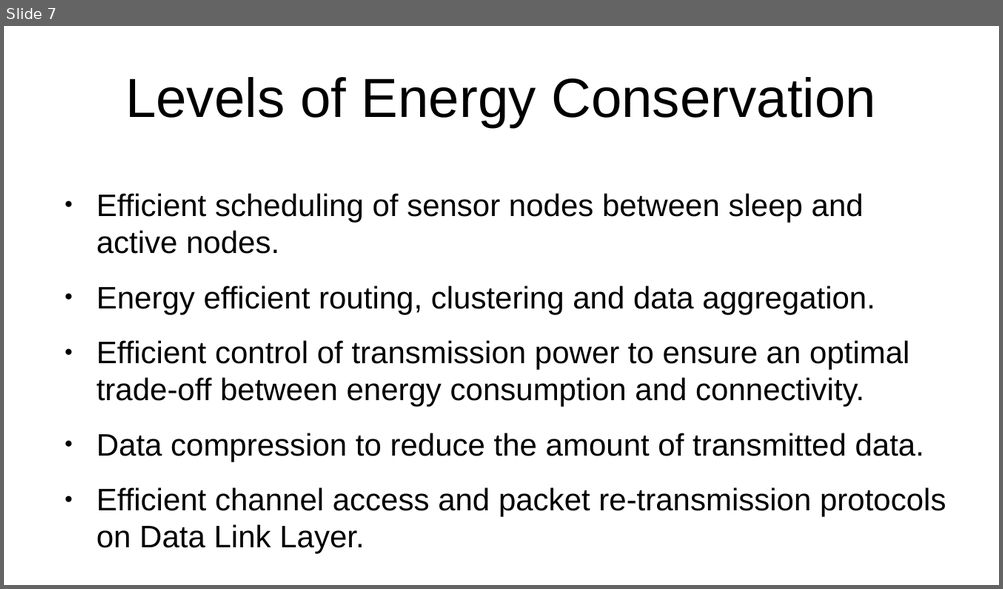
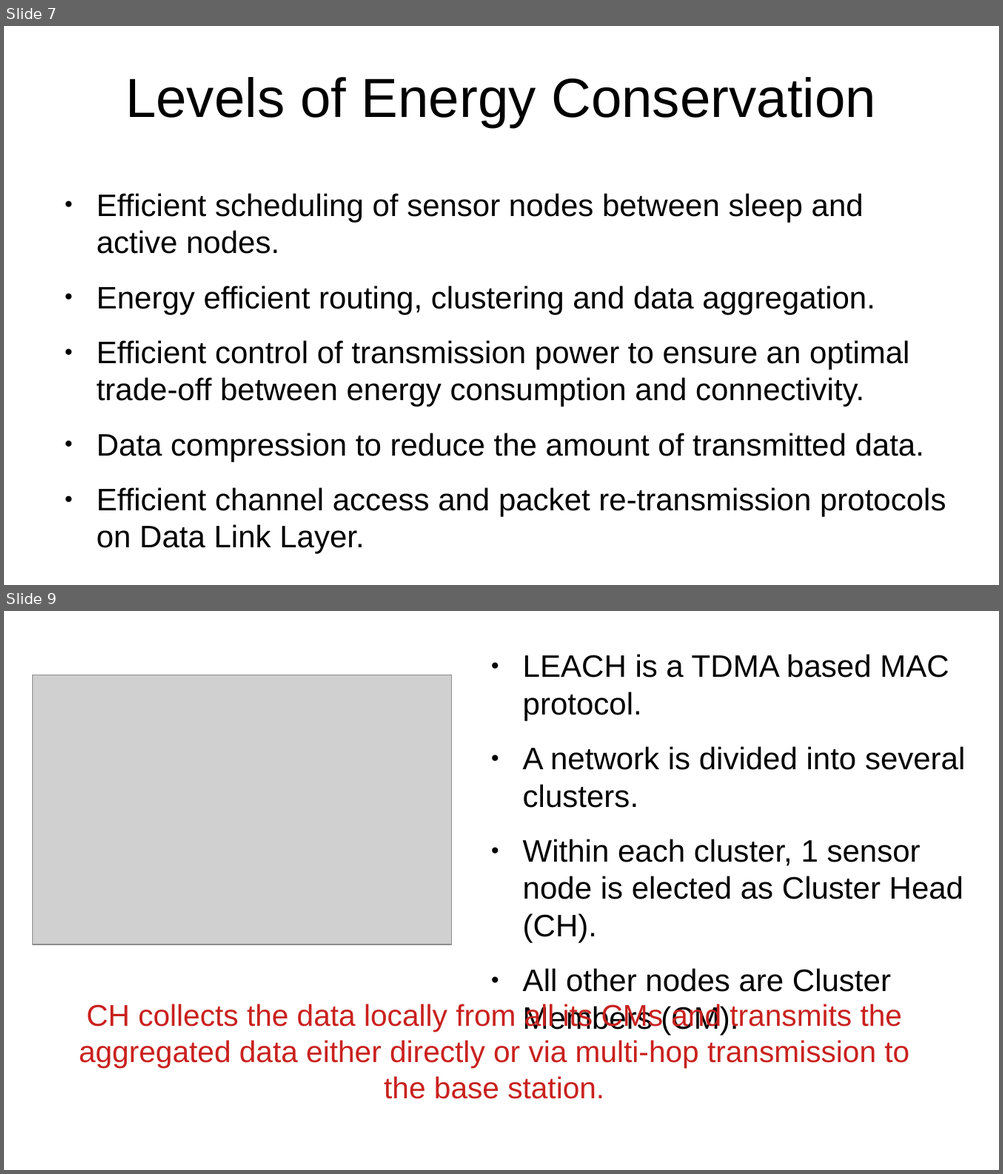
Before and after one commit to ChahatBansal8060/COL768_project, a slide deck: WSN_Presentation1.odp. Shown one above the other, each under a label of ours: slide 7 before the commit, slides 7 and 9 after it; the slides between them are not shown. The pictures are 1003x589 and 1003x1174 pixels, drawn with LibreOffice and Linux fonts; fonts in the diff are those of the drawing; grey boxes stand for pictures. Boxes give left, top, right and bottom in pixels: in the first picture for what was removed or moved away, otherwise in the second. Text is boxed around its words. In the diff, an @@ line names an element or a change of style, - is before the commit and + after.

```diff
--- a/WSN_Presentation1.odp
+++ b/WSN_Presentation1.odp
@@ slide 9 added at [4, 611, 999, 1170], background #FFFFFF @@
@@ text added at [523, 654, 965, 1035], 24.8 pt, text #000000 @@
+● LEACH is a TDMA based MAC protocol.
+● A network is divided into several clusters.
+● Within each cluster, 1 sensor node is elected as Cluster Head (CH).
+● All other nodes are Cluster Members (CM).
@@ picture added at [33, 675, 452, 945] @@
@@ text added at [79, 1004, 909, 1099], 24 pt, text #C9211E @@
+CH collects the data locally from all its CMs and transmits the aggregated data either directly or via multi-hop transmission to the base station.
```
Also in this commit, not shown: 9 other slides added, 13 other files.
